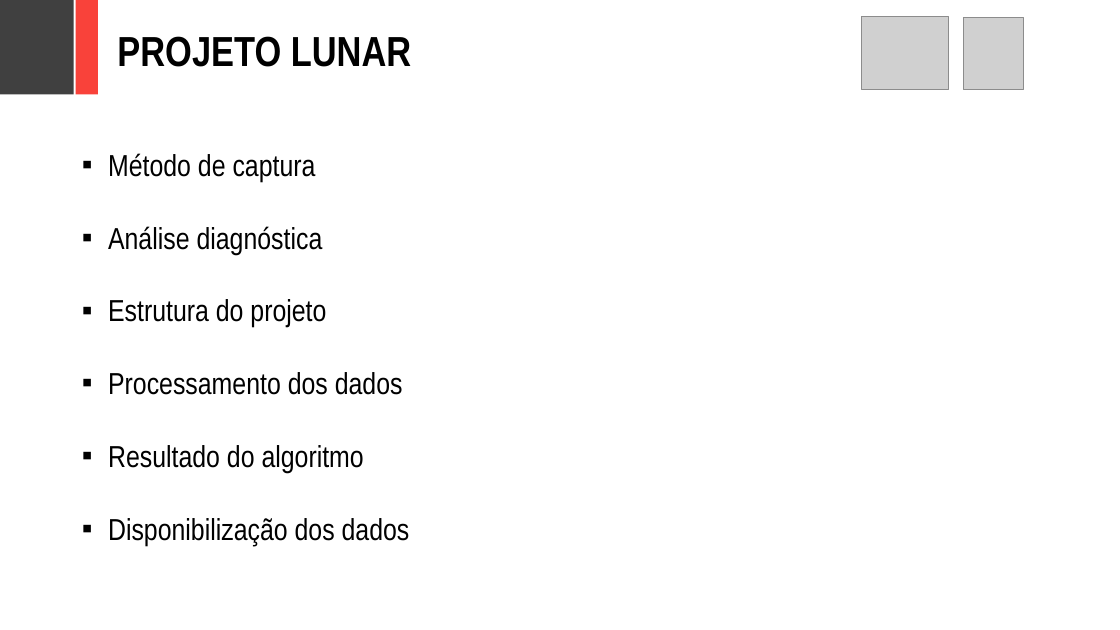
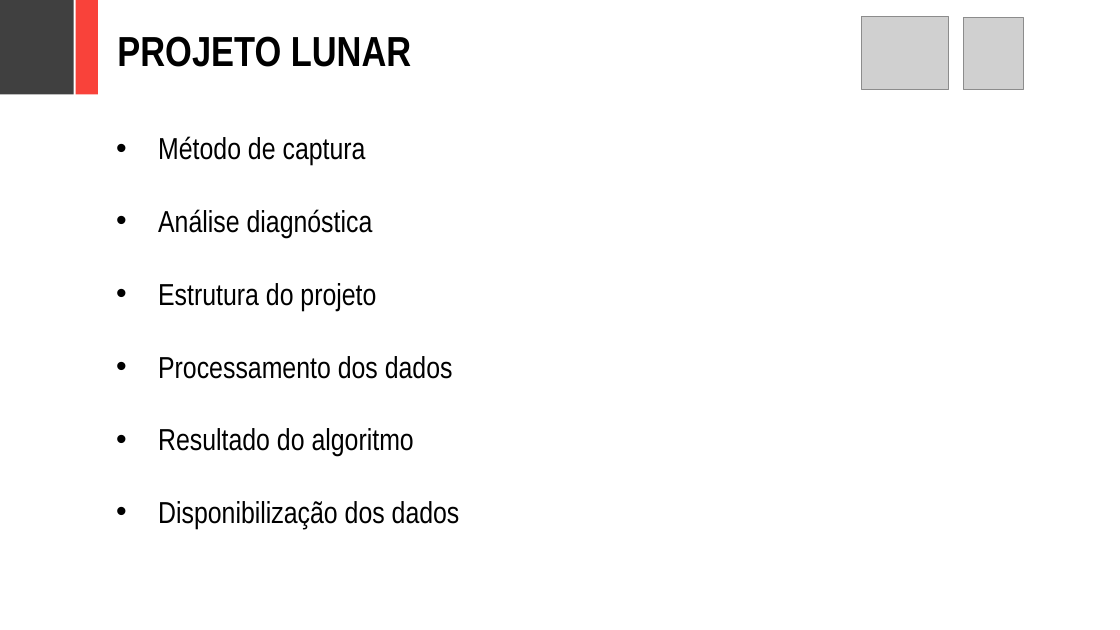
Before and after one commit to adornodev/TCC-Lunar, a slide deck: slide 12 of FinalCourseAssignment/Lunar.pptx (slide 15 before the commit). Drawn at 1120x630 pixels with LibreOffice and Linux fonts; fonts in the diff are those of the drawing; grey boxes stand for pictures. Boxes give left, top, right and bottom in pixels: in the first picture for what was removed or moved away, otherwise in the second. Text is boxed around its words. In the diff, an @@ line names an element or a change of style, - is before the commit and + after.

```diff
--- a/FinalCourseAssignment/Lunar.pptx
+++ b/FinalCourseAssignment/Lunar.pptx
@@ text "Método de captura" moved from (x1=108, y1=153, x2=410, y2=545) to (x1=158, y1=136, x2=460, y2=529) @@
@@ text "Método de captura" at (x1=158, y1=136, x2=460, y2=529): bullet ▪ to • @@
```
Also in this commit, not shown: 18 other slides changed, 1 slide added, 4 slides removed, 2 other files.
